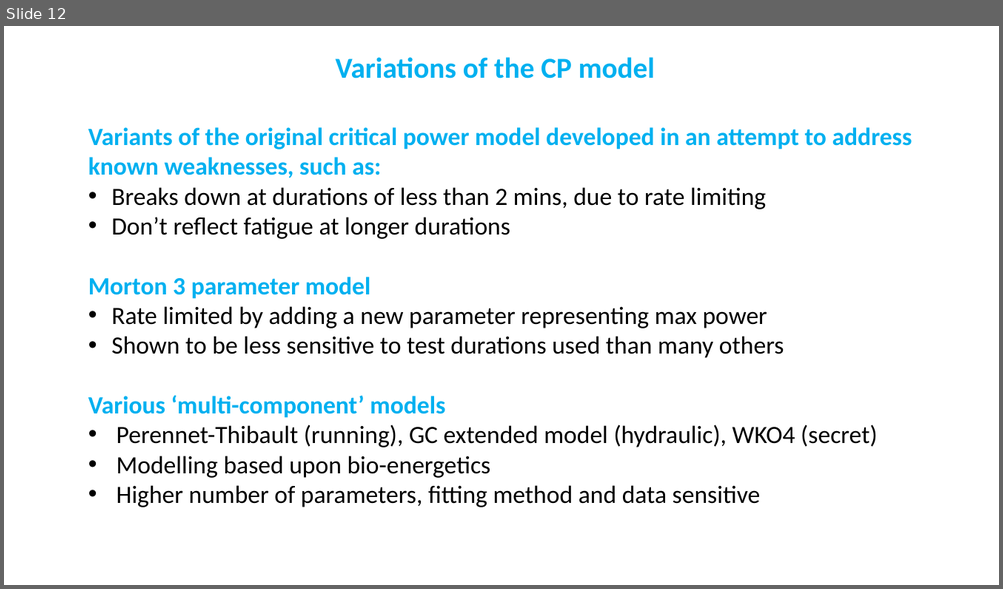
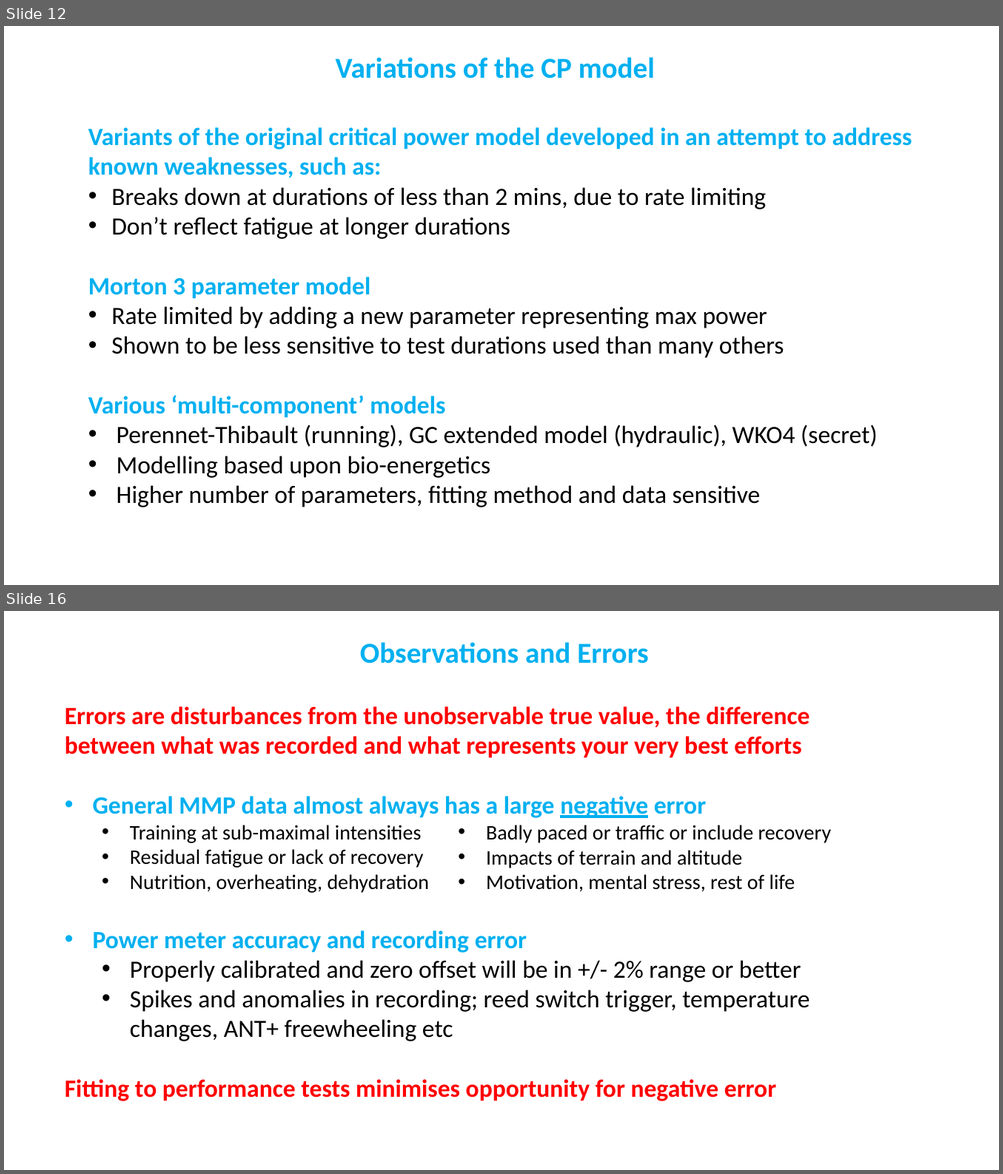
Before and after one commit to GoldenCheetah/GoldenCheetah, a slide deck: doc/user/CP Model Explainer.pptx. Shown one above the other, each under a label of ours: slide 12 before the commit, slides 12 and 16 after it; the slides between them are not shown. The pictures are 1003x589 and 1003x1174 pixels, drawn with LibreOffice and Linux fonts; fonts in the diff are those of the drawing. Boxes give left, top, right and bottom in pixels: in the first picture for what was removed or moved away, otherwise in the second. Text is boxed around its words. In the diff, an @@ line names an element or a change of style, - is before the commit and + after.

```diff
--- a/doc/user/CP Model Explainer.pptx
+++ b/doc/user/CP Model Explainer.pptx
@@ slide 16 added at <box>4,611,999,1170</box>, background #FFFFFF @@
@@ text added at <box>360,642,649,664</box>, 28 pt, text #00B0F0, bold @@
+Observations and Errors
@@ text added at <box>65,706,809,1102</box>, 24 pt, text #000000, bold @@
+Errors are disturbances from the unobservable true value, the difference between what was recorded and what represents your very best efforts
+• General MMP data almost always has a large negative error
+  • Training at sub-maximal intensities
+  • Residual fatigue or lack of recovery
+  • Nutrition, overheating, dehydration
+• Power meter accuracy and recording error
+  • Properly calibrated and zero offset will be in +/- 2% range or better
+  • Spikes and anomalies in recording; reed switch trigger, temperature changes, ANT+ freewheeling etc
+  Fitting to performance tests minimises opportunity for negative error
@@ text added at <box>486,825,831,892</box>, 20 pt, text #000000 @@
+  • Badly paced or traffic or include recovery
+  • Impacts of terrain and altitude
+  • Motivation, mental stress, rest of life
```
Also in this commit, not shown: 3 slides changed, 8 other slides added.
